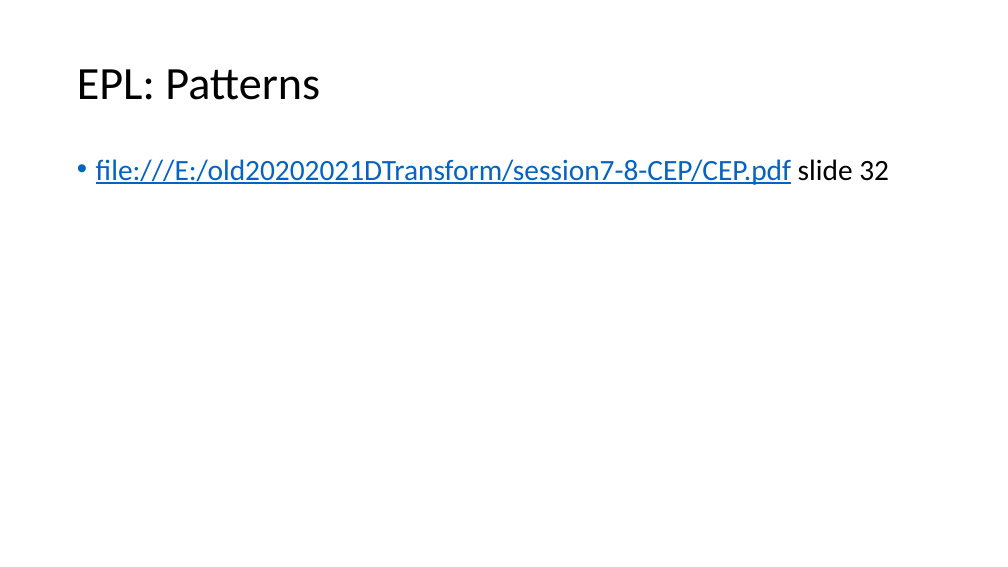
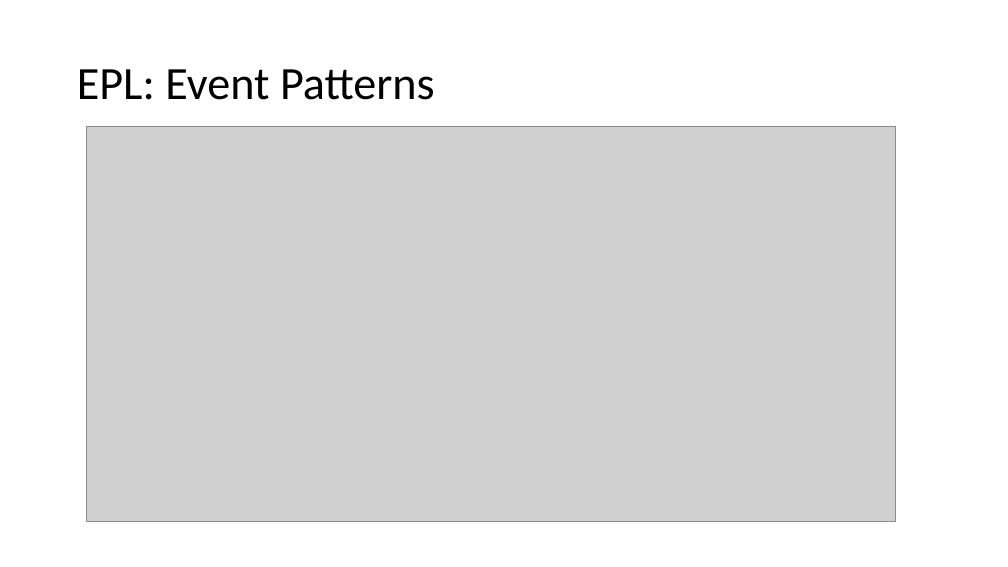
Before and after one commit to enercom25/sem3_24, a slide deck: slide 29 of CEPSem2024.pptx (slide 23 before the commit). Drawn at 1008x567 pixels with LibreOffice and Linux fonts; fonts in the diff are those of the drawing; grey boxes stand for pictures. Boxes give left, top, right and bottom in pixels: in the first picture for what was removed or moved away, otherwise in the second. Text is boxed around its words. In the diff, an @@ line names an element or a change of style, - is before the commit and + after.

```diff
--- a/CEPSem2024.pptx
+++ b/CEPSem2024.pptx
@@ title at (77, 69, 435, 100): text changed @@
-EPL: Patterns
+EPL: Event Patterns
@@ picture added at (86, 126, 896, 522) @@
@@ text removed at (96, 159, 889, 185) @@
-• file:///E:/old20202021DTransform/session7-8-CEP/CEP.pdf slide 32
```
Also in this commit, not shown: 3 other slides changed, 11 slides added.
